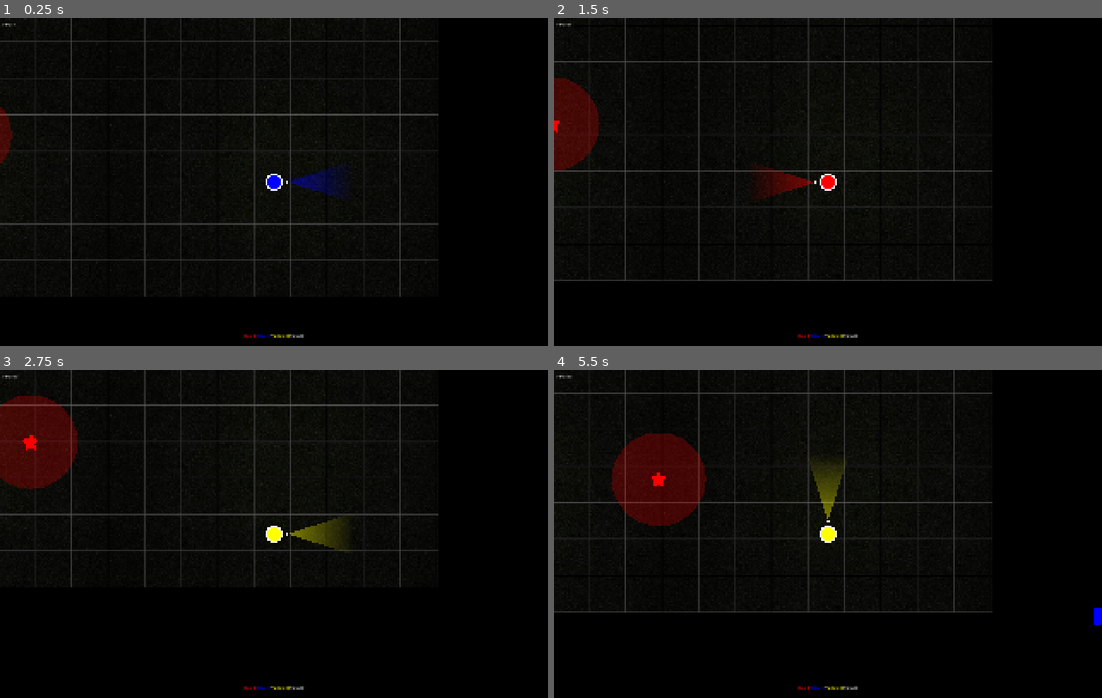
Above: before the commit, frames 1-4 (two rows, left to right).
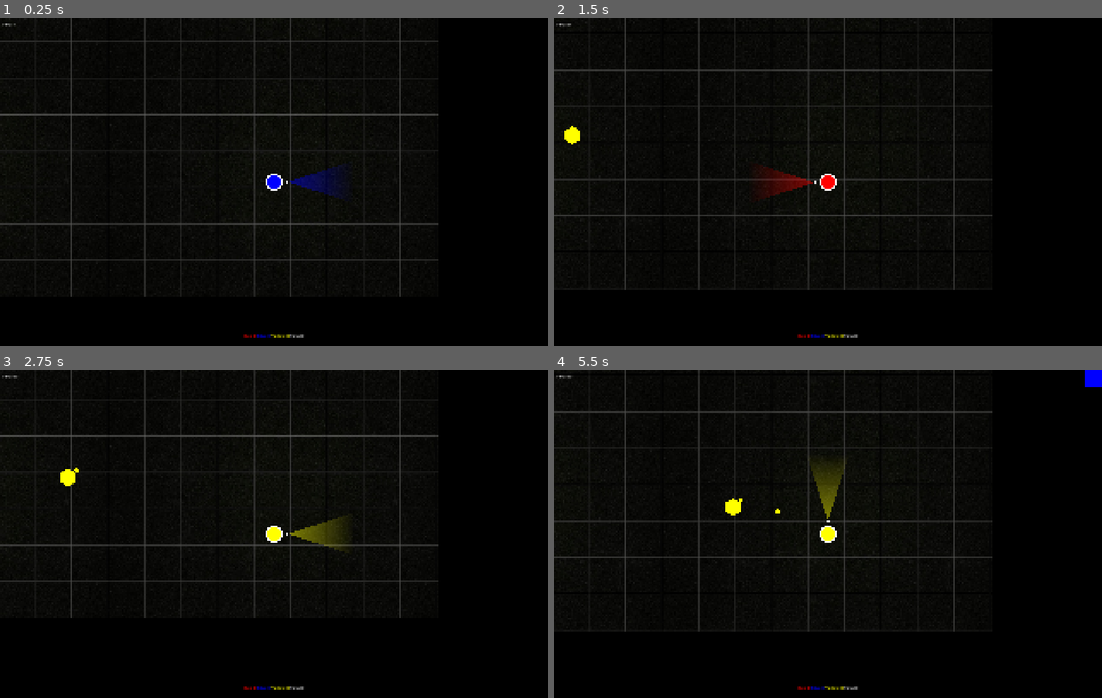
Above: after the commit, the same moments.

Repository: Team-Pufferfish/chromatic-survivors
Game: Godot game, scene res://Scenes/Game.tscn
The game is run twice, just before and just after one commit, with the same random seed, the same clock (stepped at 60 frames per second) and the same inputs.
Inputs:
- Up to frame 1 (0.25 s): no input
- Up to frame 2 (1.5 s): hold Space (p1_cycle_color_right) 0.53-1.28 s; tap Down (p1_aim_down) at 0.6 s; hold S (p1_down) from 1.28 s (still down); tap Left (p1_aim_left) at 1.35 s
- Up to frame 3 (2.75 s): release S (p1_down) at 2.03 s; hold Space (p1_cycle_color_right) from 2.03 s (still down); tap Right (p1_aim_right) at 2.1 s
- Up to frame 4 (5.5 s): release Space (p1_cycle_color_right) at 2.78 s; hold W (p1_up) 2.78-3.53 s; tap one key every 0.75 s from 2.85 s: Up (p1_aim_up) T (p1_color_blue) R (p1_color_red) Y (p1_color_yellow); hold Q (p1_cycle_color_left) 3.53-5.03 s; hold S (p1_down) from 5.03 s (still down)

The runs differ from the first frame. In frame 1, 0.3% of the frame differs, in the area x 0-3%, y 27-45%; in frame 2, 4.1%; in frame 3, 6.1%; in frame 4, 6.4%, in the area x 0-100%, y 0-80%.

Commit message:
Collison improvemnts.

Diff:
--- a/chromatic-survivors/Scenes/HexGuy.tscn
+++ b/chromatic-survivors/Scenes/HexGuy.tscn
@@ -13,6 +13,7 @@
 [node name="HexGuy" type="CharacterBody2D"]
 collision_layer = 2
 collision_mask = 2
+motion_mode = 1
 script = ExtResource("1_f1gbc")
 
 [node name="CollisionShape2D" type="CollisionShape2D" parent="."]
--- a/chromatic-survivors/Scenes/Player.tscn
+++ b/chromatic-survivors/Scenes/Player.tscn
@@ -17,7 +17,9 @@
 gradient = SubResource("Gradient_gntrk")
 
 [node name="Player" type="CharacterBody2D"]
+motion_mode = 1
 script = ExtResource("1_kyqiw")
+speed = 150
 
 [node name="CollisionShape2D" type="CollisionShape2D" parent="."]
 shape = SubResource("CircleShape2D_dewec")
--- a/chromatic-survivors/Scenes/StarGuy.tscn
+++ b/chromatic-survivors/Scenes/StarGuy.tscn
@@ -15,6 +15,7 @@
 [node name="StarGuy" type="CharacterBody2D"]
 collision_layer = 2
 collision_mask = 2
+motion_mode = 1
 script = ExtResource("1_b3olx")
 
 [node name="Aura" type="Node2D" parent="."]
--- a/chromatic-survivors/Scenes/WaveManager.gd
+++ b/chromatic-survivors/Scenes/WaveManager.gd
@@ -28,7 +28,7 @@
 		{
 			"spawn_rate": 2.0,
 			"max_enemies": 10,
-			"boss": { "type": EnemyType.STAR, "red": 20, "yellow": 0, "blue": 0, "speed": 100, "chance": 1.0 },
+			"boss": { "type": EnemyType.HEX, "red": 0, "yellow": 20, "blue": 0, "speed": 150, "chance": 1.0 },
 			"enemies": [
 				{"type": EnemyType.SQUARE, "red": 0, "yellow": 0, "blue": 10, "speed": 50, "chance": 1.0 },
 			]
--- a/chromatic-survivors/Scenes/enemy.tscn
+++ b/chromatic-survivors/Scenes/enemy.tscn
@@ -3,12 +3,13 @@
 [ext_resource type="Script" uid="uid://dm700m5ubkkes" path="res://Scripts/Enemy.gd" id="1_hghv2"]
 [ext_resource type="PackedScene" uid="uid://c42j0fn0souip" path="res://Scenes/ColorSquare.tscn" id="2_1f0kj"]
 
-[sub_resource type="RectangleShape2D" id="RectangleShape2D_1f0kj"]
-size = Vector2(60, 60)
+[sub_resource type="CircleShape2D" id="CircleShape2D_1f0kj"]
+radius = 31.0161
 
 [node name="Enemy" type="CharacterBody2D"]
 collision_layer = 2
 collision_mask = 2
+motion_mode = 1
 script = ExtResource("1_hghv2")
 
 [node name="Graphic" parent="." instance=ExtResource("2_1f0kj")]
@@ -18,4 +19,4 @@
 red_value = 1.0
 
 [node name="CollisionShape2D" type="CollisionShape2D" parent="."]
-shape = SubResource("RectangleShape2D_1f0kj")
+shape = SubResource("CircleShape2D_1f0kj")
--- a/chromatic-survivors/Scenes/loot.tscn
+++ b/chromatic-survivors/Scenes/loot.tscn
@@ -1,10 +1,13 @@
-[gd_scene load_steps=4 format=3 uid="uid://4cpfoloaif36"]
+[gd_scene load_steps=5 format=3 uid="uid://4cpfoloaif36"]
 
 [ext_resource type="Script" uid="uid://b31hu82rpftrm" path="res://Scripts/loot.gd" id="1_rg653"]
 [ext_resource type="Texture2D" uid="uid://cmkegkaqob61c" path="res://diamond-mark-svgrepo-com.svg" id="2_dvcho"]
 
 [sub_resource type="CircleShape2D" id="CircleShape2D_3so38"]
 radius = 6.0
+
+[sub_resource type="CircleShape2D" id="CircleShape2D_rg653"]
+radius = 45.0
 
 [node name="Loot" type="Node2D"]
 script = ExtResource("1_rg653")
@@ -19,4 +22,11 @@
 [node name="CollisionShape2D" type="CollisionShape2D" parent="Area2D"]
 shape = SubResource("CircleShape2D_3so38")
 
+[node name="Area2D2" type="Area2D" parent="."]
+collision_layer = 0
+
+[node name="CollisionShape2D" type="CollisionShape2D" parent="Area2D2"]
+shape = SubResource("CircleShape2D_rg653")
+
 [connection signal="body_entered" from="Area2D" to="." method="_on_area_2d_body_entered"]
+[connection signal="body_entered" from="Area2D2" to="." method="_on_area_2d_2_body_entered"]
--- a/chromatic-survivors/Scripts/EnemyManager.gd
+++ b/chromatic-survivors/Scripts/EnemyManager.gd
@@ -11,8 +11,8 @@
 var enemy_scenes = {
 	EnemyType.SQUARE: preload("res://Scenes/enemy.tscn"),
 	EnemyType.STAR: preload("res://Scenes/StarGuy.tscn"),
-	#EnemyType.HEX: preload("res://Enemies/Hex.tscn"),
-	#EnemyType.TRIANGLE: preload("res://Enemies/Triangle.tscn")
+	EnemyType.HEX: preload("res://Scenes/HexGuy.tscn"),
+	#EnemyType.TRIANGLE: preload("res://Scenes/Triangle.tscn")
 }
 
 # Internal state
--- a/chromatic-survivors/Scripts/loot.gd
+++ b/chromatic-survivors/Scripts/loot.gd
@@ -2,6 +2,8 @@
 signal loot_get(colour: LightColour)
 enum LightColour {RED, BLUE, YELLOW}
 var loot_colour = LightColour.BLUE
+var target = null
+@export var move_speed := 200.0
 
 func collect_loot():
 	emit_signal("loot_get", loot_colour)
@@ -22,3 +24,12 @@
 
 func _on_area_2d_body_entered(body: Node2D) -> void:
 	collect_loot()
+
+
+func _on_area_2d_2_body_entered(body: Node2D) -> void:
+	target = body
+
+func _process(delta: float) -> void:
+	if target and is_instance_valid(target):
+		var direction = (target.global_position - global_position).normalized()
+		position += direction * move_speed * delta
Not shown: 1 places in chromatic-survivors/Scenes/HexGuy.tscn that only renumber resources
